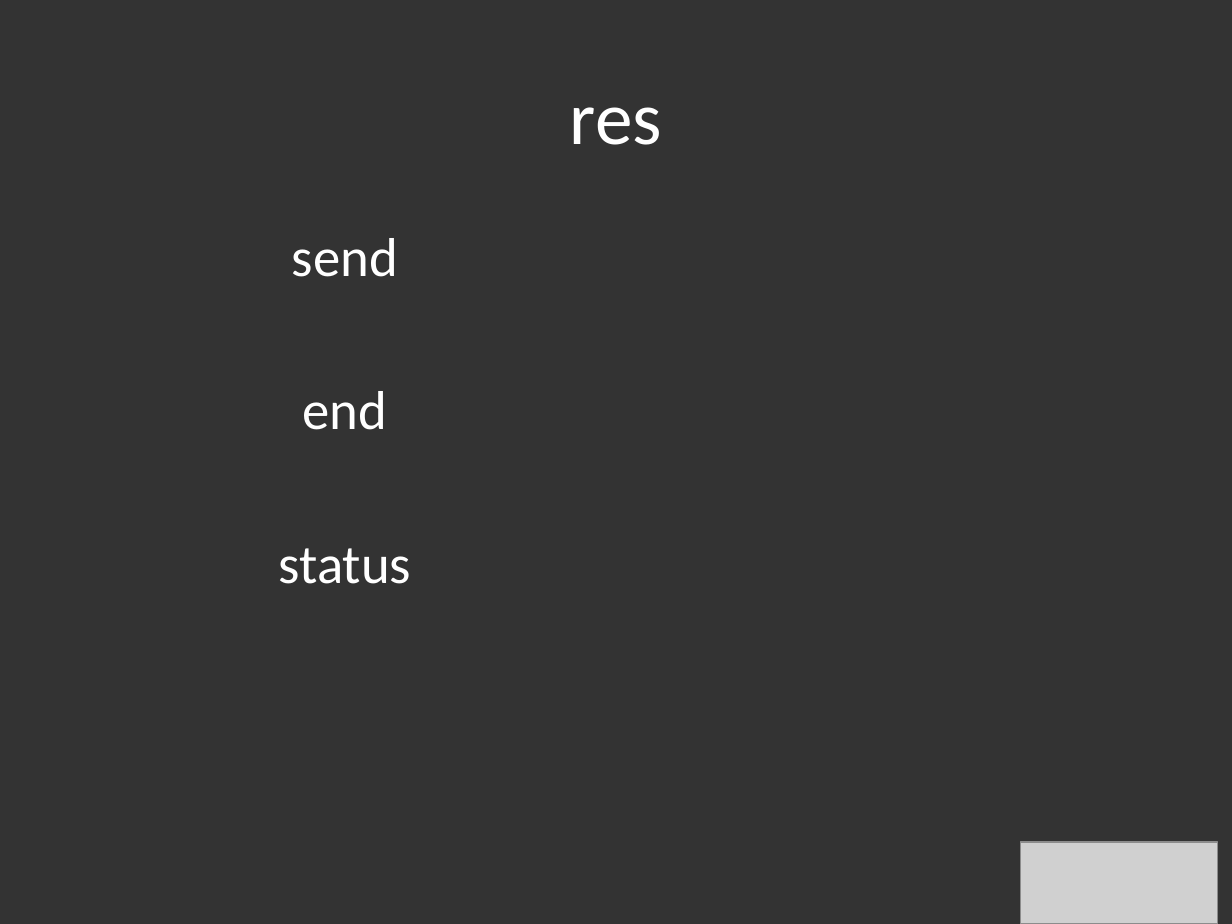
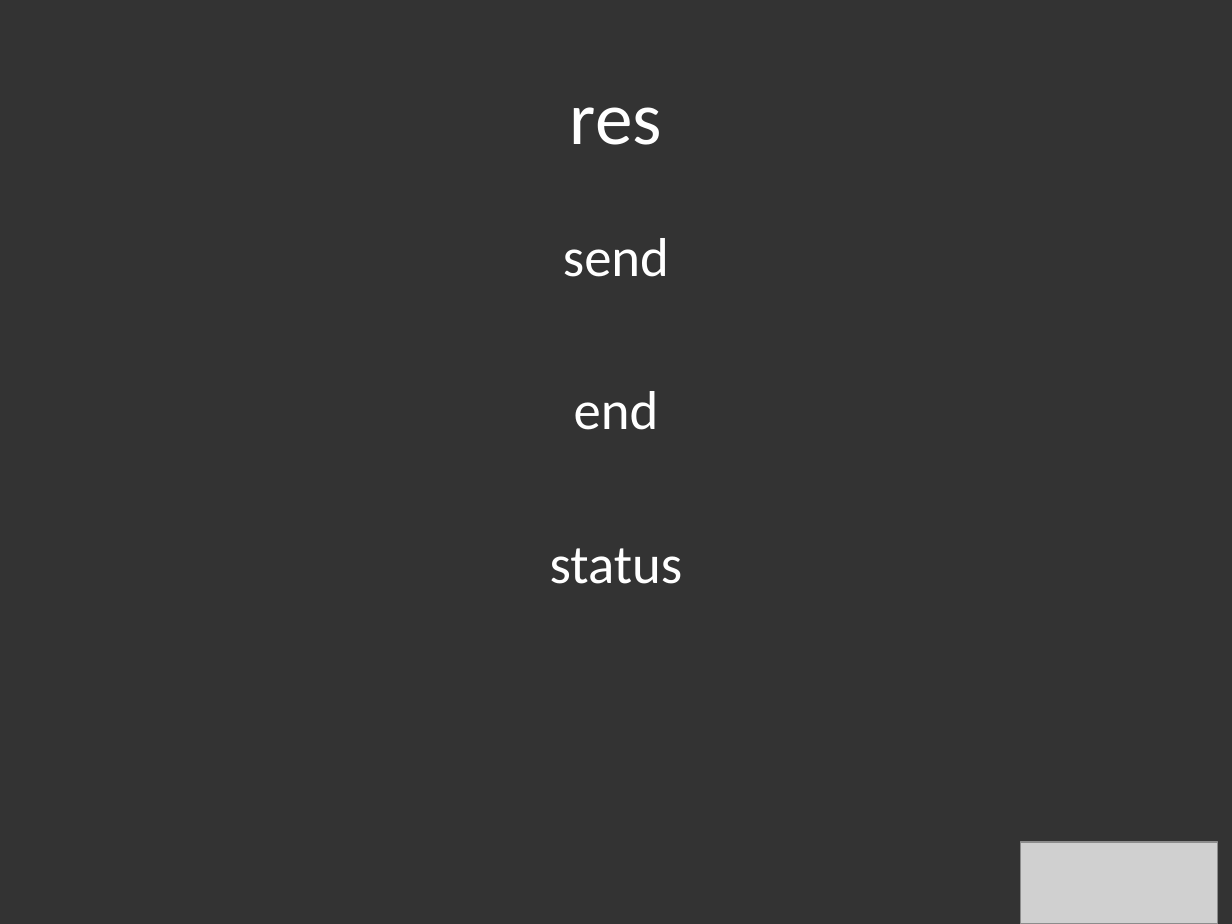
Before and after one commit to hlfshell/node.jSTL-Intro-Series---An-Introduction-to-Express, a slide deck: slide 19 of nodejs intro to express.pptx. Drawn at 1232x924 pixels with LibreOffice and Linux fonts; fonts in the diff are those of the drawing; grey boxes stand for pictures. Boxes give left, top, right and bottom in pixels: in the first picture for what was removed or moved away, otherwise in the second. Text is boxed around its words. In the diff, an @@ line names an element or a change of style, - is before the commit and + after.

```diff
--- a/nodejs intro to express.pptx
+++ b/nodejs intro to express.pptx
@@ text "send" at <box>550,238,683,584</box>: columns 2 to 1 @@
```
Also in this commit, not shown: 5 other slides changed, 2 slides added, 4 slides removed, 7 other files.
